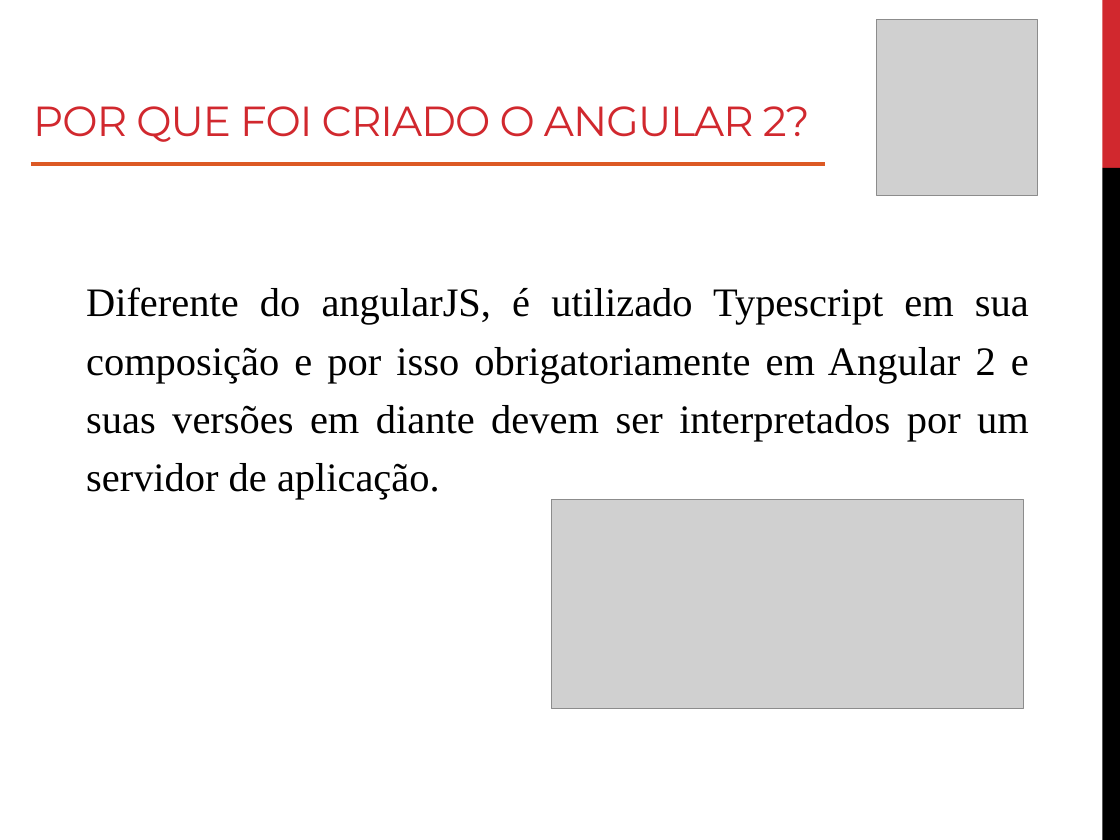
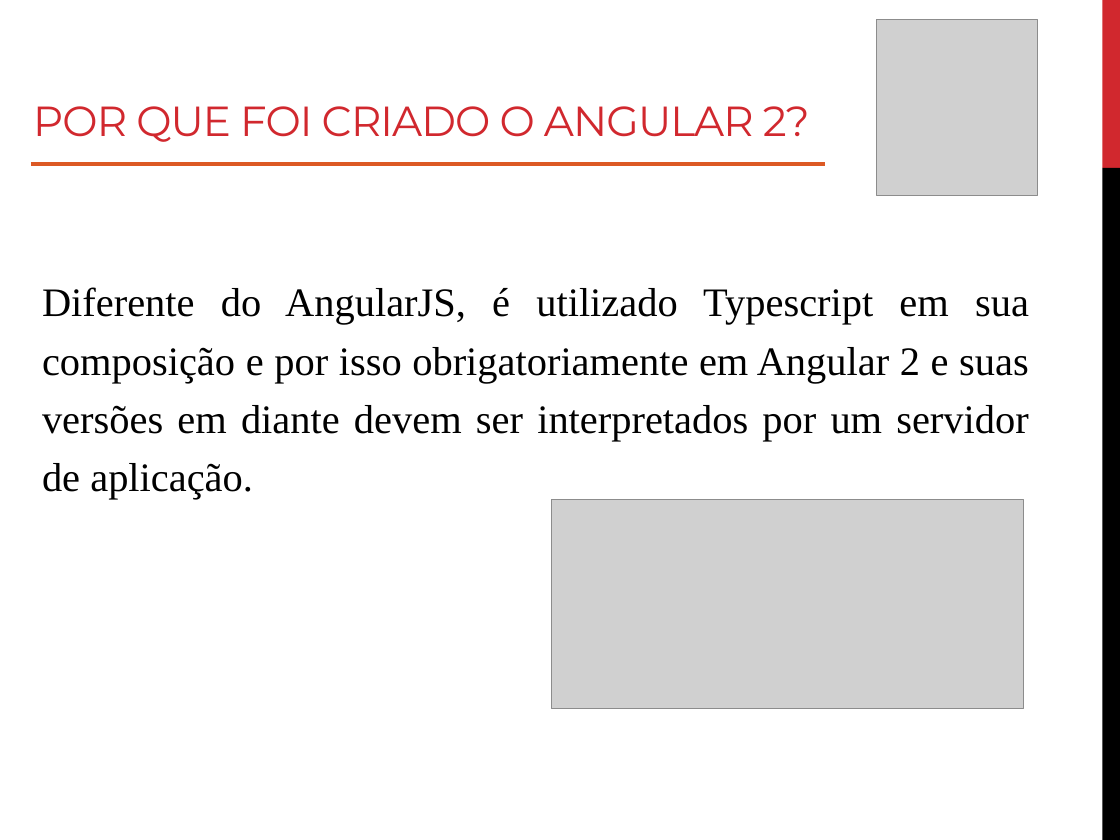
Before and after one commit to roney-amorim/workshop-angular, a slide deck: slide 8 of Módulo 1/Modulo 1.pptx. Drawn at 1120x840 pixels with LibreOffice and Linux fonts; fonts in the diff are those of the drawing; grey boxes stand for pictures. Boxes give left, top, right and bottom in pixels: in the first picture for what was removed or moved away, otherwise in the second. Text is boxed around its words. In the diff, an @@ line names an element or a change of style, - is before the commit and + after.

```diff
--- a/Módulo 1/Modulo 1.pptx
+++ b/Módulo 1/Modulo 1.pptx
@@ text at (42,287,1029,500): text changed @@
-Diferente do angularJS, é utilizado Typescript em sua composição e por isso obrigatoriamente em Angular 2 e suas versões em diante devem ser interpretados por um servidor de aplicação.
+Diferente do AngularJS, é utilizado Typescript em sua composição e por isso obrigatoriamente em Angular 2 e suas versões em diante devem ser interpretados por um servidor de aplicação.
```
Also in this commit, not shown: 31 other slides changed, 1 slide added, 4 other files.
